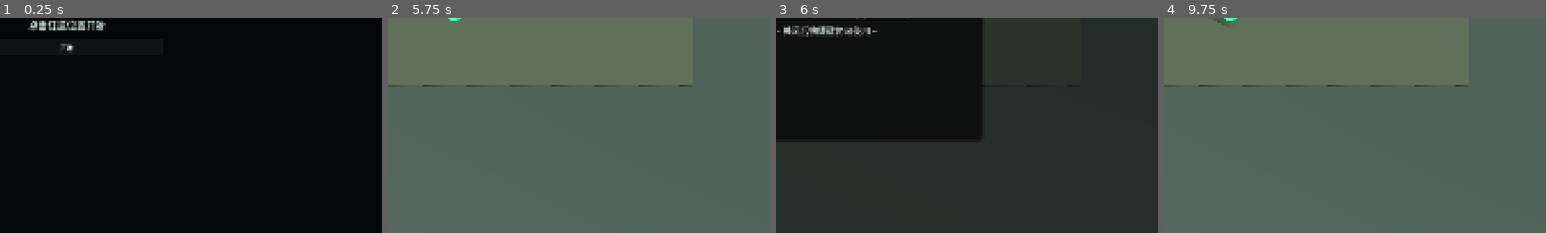
Above: before the commit, frames 1-4 (left to right).
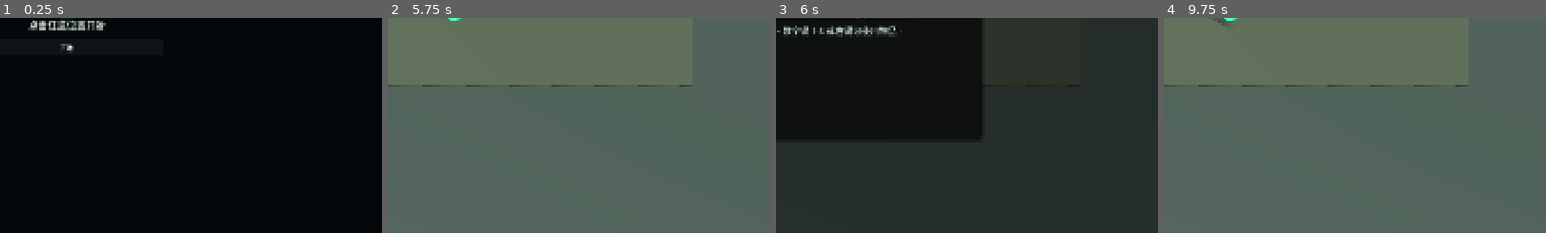
Above: after the commit, the same moments.

Repository: SampsonYW/12345
Game: Godot game, scene res://scenes/game_3d.tscn
Two runs of this game, one before a commit and one after it. Both use one fixed random seed, a clock stepped at 60 frames per second and the inputs below.
Inputs (mouse positions are % of the whole screen's width and height, from its top left):
- Up to frame 1 (0.25 s): no input
- Up to frame 2 (5.75 s): click "开始" at 0.5 s; tap Enter at 1.25, 4.25, 4.35 s; move the mouse to (72, 45) at 1.27 s; hold D (move_right) 1.28-2 s; hold E (interact) 1.28-2 s; click (72, 45) at 1.42 s; tap Space at 1.52, 2.75, 4.52 s; drag from (30, 55) to (45, 70) at 2.02 s; move the mouse to (60, 28) at 2.77 s; hold D (move_right) 2.78-3.5 s; hold Q (signal_flare) 2.78-3.5 s; drag from (45, 70) to (20, 35) at 3.52 s; move the mouse to (80, 65) at 4.27 s; hold A (move_left) 4.28-5 s; drag from (20, 35) to (35, 25) at 5.02 s
- Up to frame 3 (6 s): tap Space at 5.75 s; move the mouse to (55, 50) at 5.77 s; hold B (backpack) from 5.78 s (still down); hold E (interact) from 5.78 s (still down); click (55, 50) at 5.92 s
- Up to frame 4 (9.75 s): release B (backpack) at 6.5 s; release E (interact) at 6.5 s; tap Enter at 6.5, 8.85 s; drag from (36, 34) to (30, 55) at 6.52 s; tap Space at 7.25 s; drag from (42, 34) to (60, 28) at 7.27 s; drag from (49, 34) to (45, 70) at 8.02 s; move the mouse to (56, 34) at 8.77 s; hold B (backpack) 8.78-9.5 s; click (56, 34) at 8.92 s; drag from (45, 70) to (20, 35) at 9.52 s
The pictures show only the part of the screen within x 41-91%, y 49-99%; the shares and areas given below are measured in that part.

Frames 1-2 are identical in both runs. In frame 3, 0.9% of the frame differs, in the area x 2-33%, y 3-9%; in frame 4, nothing differs.

Commit message:
feat: 玩家必须打开背包才能使用快捷键/右键使用物品

Diff:
--- a/scripts/player/player_3d.gd
+++ b/scripts/player/player_3d.gd
@@ -52,11 +52,6 @@
 			_cooldown_timer = sprint_cooldown
 			NoiseManager.emit_noise(global_position, NoiseManager.Level.MEDIUM)
 		return
-
-	for i in 8:
-		if event.is_action_pressed("use_slot_%d" % (i + 1)):
-			_use_inventory_slot(i)
-			return
 
 
 func get_aim_direction() -> Vector3:
--- a/scripts/ui/hud.gd
+++ b/scripts/ui/hud.gd
@@ -188,6 +188,15 @@
 		_mark_input_as_handled()
 		close_blocking_overlay()
 		return
+	if _active_blocking_overlay != null and _inventory != null:
+		for i in 8:
+			if event.is_action_pressed("use_slot_%d" % (i + 1)):
+				_mark_input_as_handled()
+				_inventory.use_slot(i)
+				var grid := _get_visible_backpack_grid()
+				if grid != null:
+					_populate_backpack_grid(grid)
+				return
 
 
 func _restore_launch_screen() -> void:
@@ -411,7 +420,7 @@
 	content.add_child(_make_overlay_title("背包"))
 	var grid := _make_backpack_grid()
 	content.add_child(grid)
-	content.add_child(_make_hint_label("按 Esc 或 B 关闭。关闭后快捷键仍可使用。"))
+	content.add_child(_make_hint_label("按 Esc 或 B 关闭。数字键 1-8 或右键可使用物品。"))
 	return overlay
 
 
Not shown, changed: docs/implementation.md
